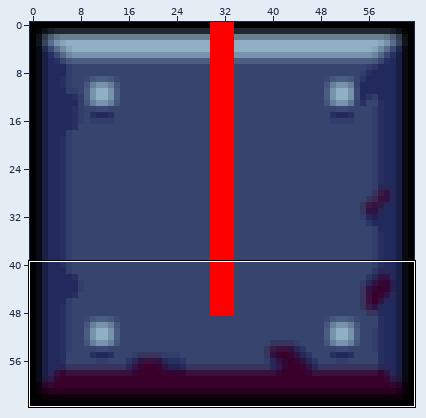
Pixel-art sprite -- code/core/assets/mapAssets/laser/Laser09.png. The picture above shows the old version from afar; the outline marks the close-up.
Close-up. The starting point:
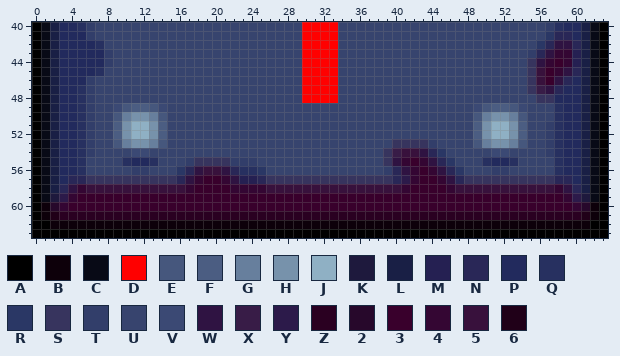
The file is 64x64 pixels. Colours within 5 levels of each other are drawn and written as one. Shown: x 0..63, y 40..63.
Palette (. is transparent): A #000000  B #0d000a  C #080a16  D #ff0000  E #46577d  F #4b5d82  G #677f9d  H #7792ab  J #8fb0c4  K #1e193d  L #191f45  M #252052  N #292757  P #222a5d  Q #273060  R #2a3765  S #37345e  T #323e6a  U #37446e  V #3b4974  W #2f1342  X #381c47  Y #2c1a4a  Z #2a0021  2 #27082b  3 #39002c  4 #340633  5 #38113c  6 #200018
Pixels before, first column x 0:
40 ACLPPQTUUUUUUUUUUUUUUUUUUUUUUUDDDDUUUUUUUUUUUUUUUUUUUUUUUTQPPLCA
41 ACLPPPTUUUUUUUUUUUUUUUUUUUUUUUDDDDUUUUUUUUUUUUUUUUUUUUUUURNNPLCA
42 ACLPPPPQUUUUUUUUUUUUUUUUUUUUUUDDDDUUUUUUUUUUUUUUUUUUUUUURNWWNLCA
43 ACLPPPPPTUUUUUUUUUUUUUUUUUUUUUDDDDUUUUUUUUUUUUUUUUUUUUUTNW44MLCA
44 ACLPPPPPTUUUUUUUUUUUUUUUUUUUUUDDDDUUUUUUUUUUUUUUUUUUUUUSW434MLCA
45 ACLPPPPQUUUUUUUUUUUUUUUUUUUUUUDDDDUUUUUUUUUUUUUUUUUUUUUS534WNLCA
46 ACLPPPTUUUUUUUUUUUUUUUUUUUUUUUDDDDUUUUUUUUUUUUUUUUUUUUUS53WNPLCA
47 ACLPPQTUUUUUUUUUUUUUUUUUUUUUUUDDDDUUUUUUUUUUUUUUUUUUUUUSXWNPPLCA
48 ACLPPQTUUUUUUUUUUUUUUUUUUUUUUUDDDDUUUUUUUUUUUUUUUUUUUUUUSSPPPLCA
49 ACLPPQTUUVEFFEVUUUUUUUUUUUUUUUUUUUUUUUUUUUUUUUUUUVEFFEVUUUQPPLCA
50 ACLPPQTUUEGHHGEUUUUUUUUUUUUUUUUUUUUUUUUUUUUUUUUUUEGHHGEUUUQPPLCA
51 ACLPPQTUUFHJJHFUUUUUUUUUUUUUUUUUUUUUUUUUUUUUUUUUUFHJJHFUUTQPPLCA
52 ACLPPQTUUFHJJHFUUUUUUUUUUUUUUUUUUUUUUUUUUUUUUUUUUFHJJHFUUTQPPLCA
53 ACLPPQTUUEGHHGEUUUUUUUUUUUUUUUUUUUUUUUUUSSSSTUUUUEGHHGEUUTQPPLCA
54 ACLPPQTUUUUVVUUUUUUUUUUUUUUUUUUUUUUUUUUSX55WNRUUUUUVVUUUUTQPPLCA
55 ACLPPQUUUUQPPQUUUTSSSSTTTUUUUUUUUUUUUUUSW434WNRUUUQPPQUUUUQPPLCA
56 ACLPPQUUUUUTTUUURNW55WNQQRUUUUUUUUUUUUUTNW434WNRUUUTTUUUUUQPPLCA
57 ACLPNNSSSSSSSSSSNW4334WMMNSSSSSSSSSSSSSSNY4334WNSSSSSSSSSSNNPLCA
58 ACLNW455555555555433334444555555555555555433334555555555554WNLCA
59 ACKY43333333333333333333333333333333333333333333333333333334YKCA
60 AB243333333333333333333333333333333333333333333333333333333342BA
61 AB6ZZZZZZZZZZZZZZZZZZZZZZZZZZZZZZZZZZZZZZZZZZZZZZZZZZZZZZZZZZ6BA
62 AABBBBBBBBBBBBBBBBBBBBBBBBBBBBBBBBBBBBBBBBBBBBBBBBBBBBBBBBBBBBAA
63 AAAAAAAAAAAAAAAAAAAAAAAAAAAAAAAAAAAAAAAAAAAAAAAAAAAAAAAAAAAAAAAA
The same view after the edit:
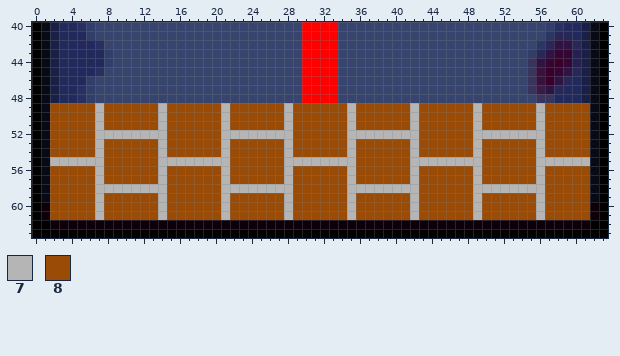
Colours new in this view: 7 #b5b5b5  8 #9a4b05
Change:
y 49: x 2..61 LPPQTUUVEFFEVUUUUUUUUUUUUUUUUUUUUUUUUUUUUUUUUUUVEFFEVUUUQPPL -> 888887888888788888878888887888888788888878888887888888788888
y 50: x 2..61 LPPQTUUEGHHGEUUUUUUUUUUUUUUUUUUUUUUUUUUUUUUUUUUEGHHGEUUUQPPL -> 888887888888788888878888887888888788888878888887888888788888
y 51: x 2..61 LPPQTUUFHJJHFUUUUUUUUUUUUUUUUUUUUUUUUUUUUUUUUUUFHJJHFUUTQPPL -> 888887888888788888878888887888888788888878888887888888788888
y 52: x 2..61 LPPQTUUFHJJHFUUUUUUUUUUUUUUUUUUUUUUUUUUUUUUUUUUFHJJHFUUTQPPL -> 888887777777788888877777777888888777777778888887777777788888
y 53: x 2..61 LPPQTUUEGHHGEUUUUUUUUUUUUUUUUUUUUUUUUUSSSSTUUUUEGHHGEUUTQPPL -> 888887888888788888878888887888888788888878888887888888788888
y 54: x 2..61 LPPQTUUUUVVUUUUUUUUUUUUUUUUUUUUUUUUUUSX55WNRUUUUUVVUUUUTQPPL -> 888887888888788888878888887888888788888878888887888888788888
y 55: x 2..61 LPPQUUUUQPPQUUUTSSSSTTTUUUUUUUUUUUUUUSW434WNRUUUQPPQUUUUQPPL -> 777777888888777777778888887777777788888877777777888888777777
y 56: x 2..61 LPPQUUUUUTTUUURNW55WNQQRUUUUUUUUUUUUUTNW434WNRUUUTTUUUUUQPPL -> 888887888888788888878888887888888788888878888887888888788888
y 57: x 2..61 LPNNSSSSSSSSSSNW4334WMMNSSSSSSSSSSSSSSNY4334WNSSSSSSSSSSNNPL -> 888887888888788888878888887888888788888878888887888888788888
y 58: x 2..61 LNW455555555555433334444555555555555555433334555555555554WNL -> 888887777777788888877777777888888777777778888887777777788888
y 59: x 2..61 KY43333333333333333333333333333333333333333333333333333334YK -> 888887888888788888878888887888888788888878888887888888788888
y 60: x 2..61 243333333333333333333333333333333333333333333333333333333342 -> 888887888888788888878888887888888788888878888887888888788888
y 61: x 2..61 6ZZZZZZZZZZZZZZZZZZZZZZZZZZZZZZZZZZZZZZZZZZZZZZZZZZZZZZZZZZ6 -> 888887888888788888878888887888888788888878888887888888788888
Pixel boxes of the changes (left, top, right, bottom) in both close-ups:
changed: (50, 103, 590, 220)
